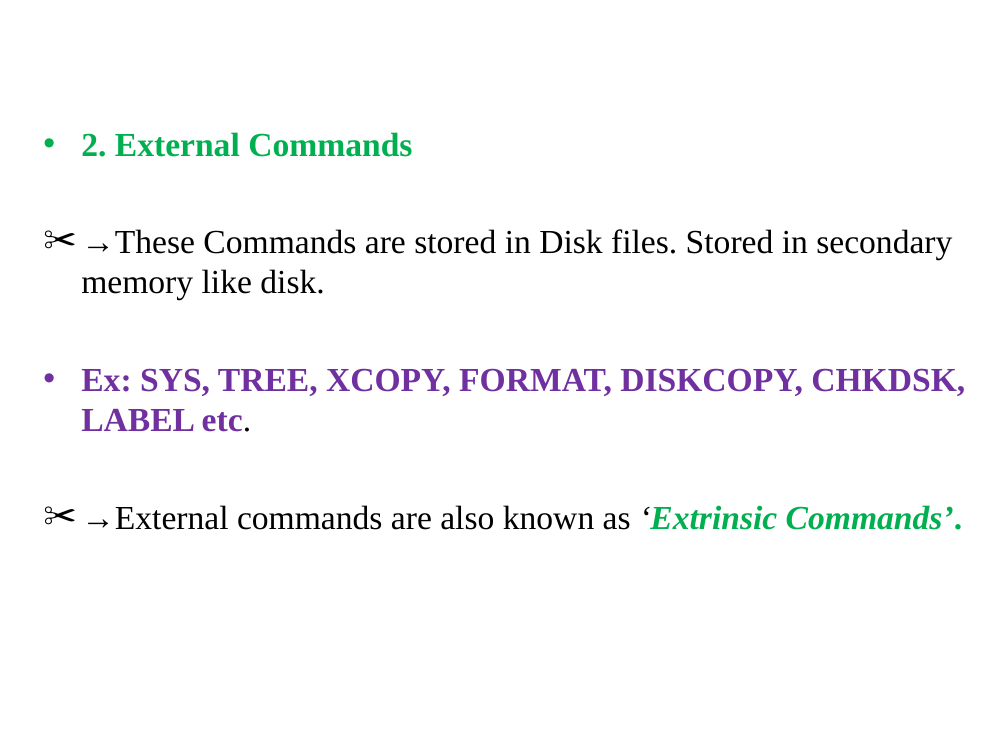
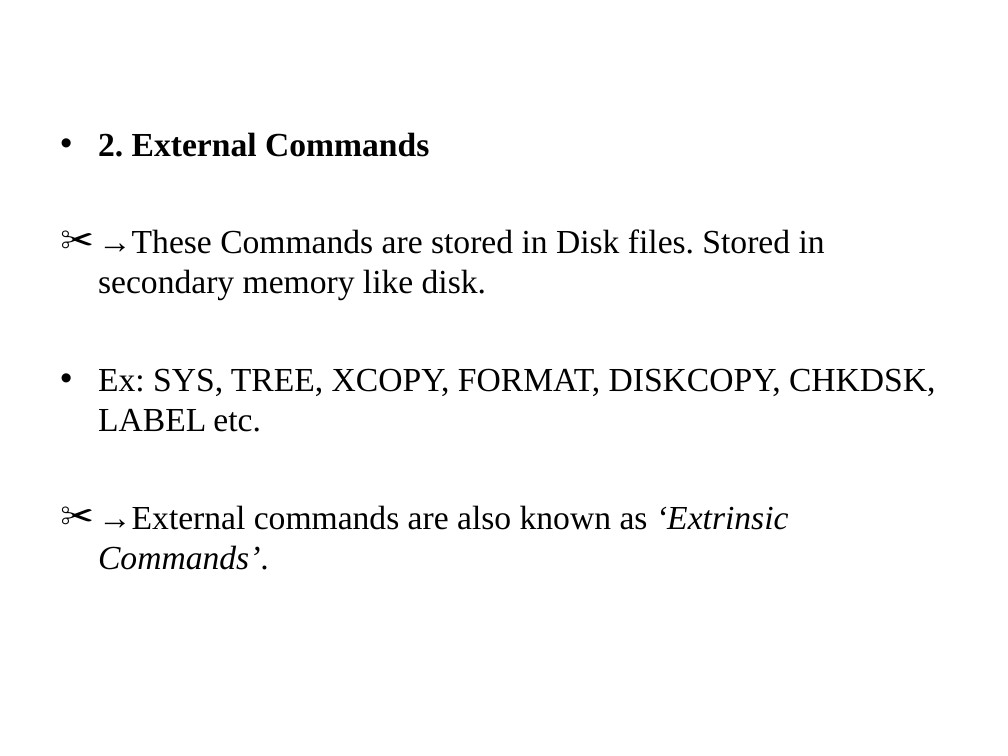
Before and after one commit to 23315a1204Narsimha/NarsimhasreenidhiIT-A, a slide deck: slide 4 of week 5- MS DOS.ppt. Drawn at 1008x756 pixels with LibreOffice and Linux fonts; fonts in the diff are those of the drawing. Boxes give left, top, right and bottom in pixels: in the first picture for what was removed or moved away, otherwise in the second. Text is boxed around its words. In the diff, an @@ line names an element or a change of style, - is before the commit and + after.

```diff
--- a/week 5- MS DOS.ppt
+++ b/week 5- MS DOS.ppt
@@ text "2. External Commands": place and size @@
-text "2. External Commands" at [81, 132, 965, 530]
+text "2. External Commands" at [98, 132, 936, 570]
@@ text at [98, 132, 936, 570]: text colour #00B050 to #000000 in "2. External Commands", "‘Extrinsic Commands’."; text colour #7030A0 to #000000 in "Ex: SYS, TREE, XCOPY, FORMAT, DISKCOPY, CHKDSK, ..."; bold off in "Ex: SYS, TREE, XCOPY, FORMAT, DISKCOPY, CHKDSK, ...", "‘Extrinsic Commands’."; bullet colour #00B050 to #000000; bullet colour #7030A0 to #000000 @@
```
Also in this commit, not shown: 4 other slides changed, 1 other file.
